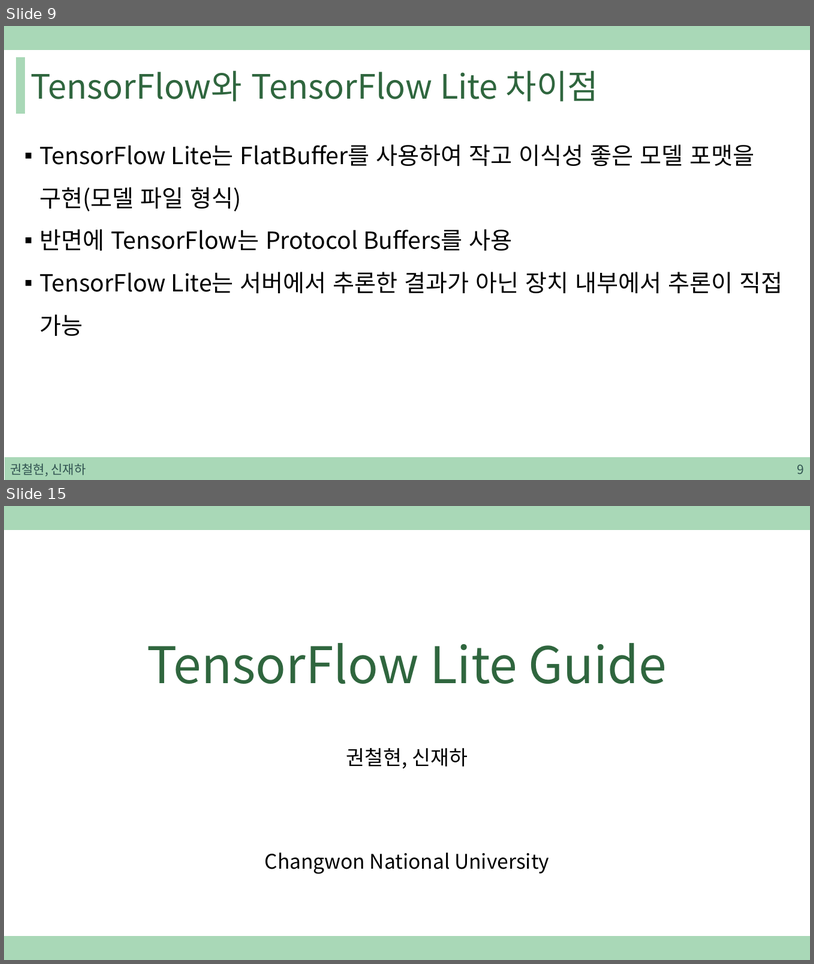
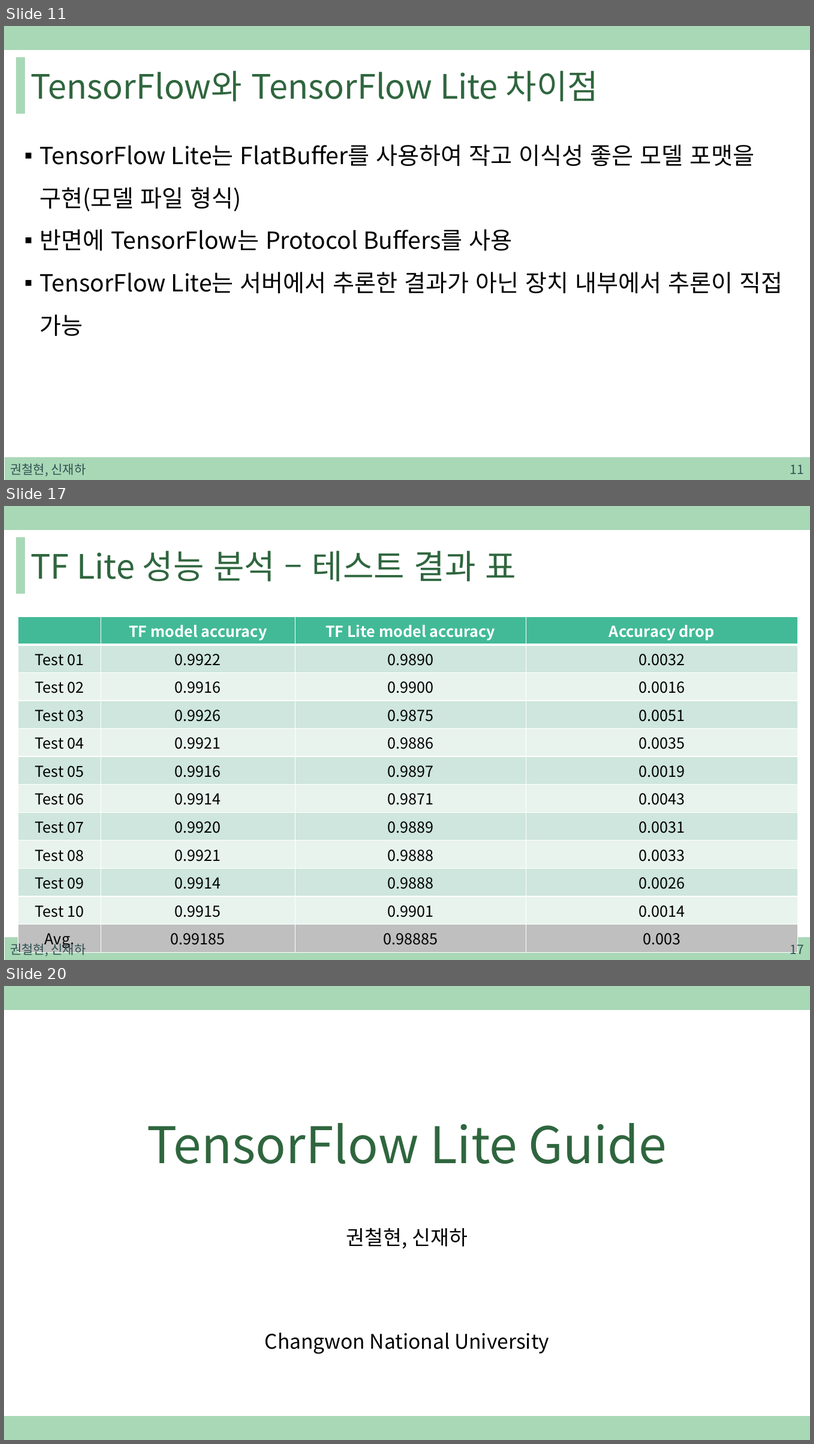
Before and after one commit to sjh4287/capston, a slide deck: 2022.01.07/TensorFlow Lite.pptx. Shown one above the other, each under a label of ours: slides 9 and 15 before the commit, slides 11, 17 and 20 after it; the slides between them are not shown. The pictures are 814x964 and 814x1444 pixels, drawn with LibreOffice and Linux fonts; fonts in the diff are those of the drawing. Boxes give left, top, right and bottom in pixels: in the first picture for what was removed or moved away, otherwise in the second. Text is boxed around its words. In the diff, an @@ line names an element or a change of style, - is before the commit and + after.

Commit message:
Update TensorFlow Lite.pptx
ppt 수정

```diff
--- a/2022.01.07/TensorFlow Lite.pptx
+++ b/2022.01.07/TensorFlow Lite.pptx
@@ slide 17 added at [4,506,810,960], background #FFFFFF; not listed: 3 template elements that a slide beside it also shows @@
@@ title added at [30,550,516,582], 40 pt, text #2F663E @@
+TF Lite 성능 분석 – 테스트 결과 표
@@ table added at [18,617,798,951], 12 rows, 4 columns @@
+ | TF model accuracy | TF Lite model accuracy | Accuracy drop
+Test 01 | 0.9922 | 0.9890 | 0.0032
+Test 02 | 0.9916 | 0.9900 | 0.0016
+Test 03 | 0.9926 | 0.9875 | 0.0051
+Test 04 | 0.9921 | 0.9886 | 0.0035
+Test 05 | 0.9916 | 0.9897 | 0.0019
+Test 06 | 0.9914 | 0.9871 | 0.0043
+Test 07 | 0.9920 | 0.9889 | 0.0031
+Test 08 | 0.9921 | 0.9888 | 0.0033
+Test 09 | 0.9914 | 0.9888 | 0.0026
+Test 10 | 0.9915 | 0.9901 | 0.0014
+Avg. | 0.99185 | 0.98885 | 0.003
@@ text added at [10,942,86,956], 15 pt, text #305250 @@
+권철현, 신재하
@@ page number added at [791,942,804,954], 15 pt, text #305250 @@
+17
@@ what was slide 9 is now slide 11 @@
@@ page number at [791,464,804,474]: text changed @@
-9
+11
@@ what was slide 15 is now slide 20 @@
```
Also in this commit, not shown: 11 slides changed, 4 other slides added.
